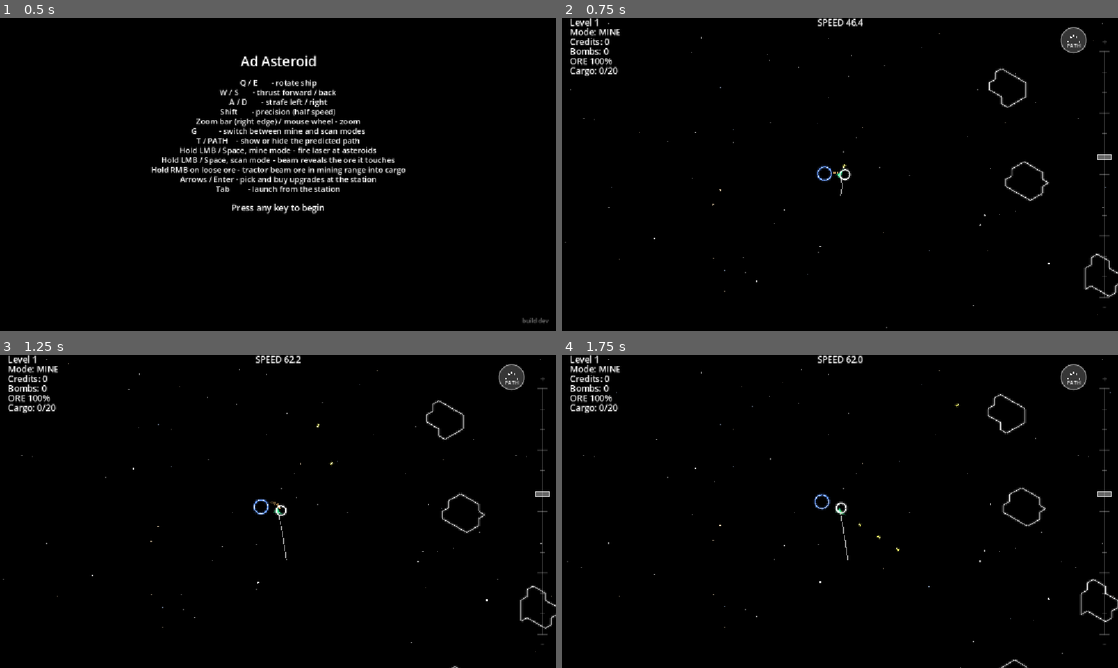
Above: before the commit, frames 1-4 (two rows, left to right).
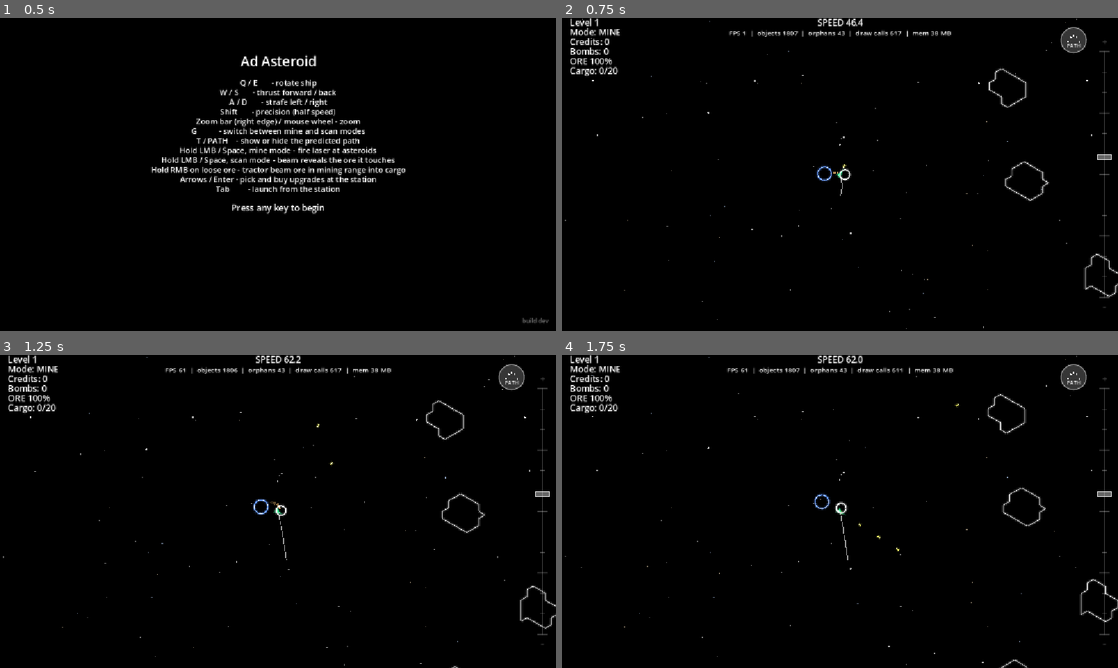
Above: after the commit, the same moments.

Repository: smdriggers/ad_asteroid_godot
Game: Godot game, scene res://main.tscn
Two runs of this game, one before a commit and one after it. Both use one fixed random seed, a clock stepped at 60 frames per second and the inputs below.
Inputs (mouse positions are in pixels of both pictures, inside the frame that each line leads up to):
- Up to frame 1 (0.5 s): no input
- Up to frame 2 (0.75 s): tap Enter at 0.5 s; move the mouse to (962, 158) at 0.52 s; hold D from 0.53 s (still down); hold E from 0.53 s (still down); click (962, 158) at 0.67 s
- Up to frame 3 (1.25 s): keep holding D; keep holding E; tap Space at 0.77 s
- Up to frame 4 (1.75 s): release D at 1.25 s; release E at 1.25 s; drag from (728, 527) to (812, 574) at 1.27 s

Frame 1 is identical in both runs. In frame 2, 0.5% of the frame differs, in the area x 0-98%, y 0-100%; in frame 3, 0.5%, in the area x 0-100%, y 0-100%; in frame 4, 0.5%.

Commit message:
Redraw only on change and only on screen; add perf readouts
Rendering:
- Asteroids redraw only when their graph changes (new AsteroidGraph
  .version, bumped by damage, node removal and player scans), on a zoom
  change, or while a node is pulsing, and only while on screen
  (Glow.on_screen); stale off-screen rocks catch up when they appear.
- Planets/stations/star redraw only on zoom change, while on screen.
- Ship and competitors draw once nose-up and turn via node rotation;
  redraw only on zoom change.
- Bolts, bombs, sparks, exhaust, scan beam and loose ore go idle when
  there's nothing to draw.
- Starfield draws each layer once in twinkle groups; scrolling moves the
  nodes and twinkle fades each group's modulate, so no per-frame redraw.

Debug: DEBUG_SHOW_PERF shows FPS, object count, orphan nodes and draw
calls under the speed readout.

Leak: asteroid OrbitBody nodes were never freed when a system was
rebuilt; they're freed now.

Co-Authored-By: Claude Opus 5.5 <noreply@anthropic.com>

Diff:
--- a/config.gd
+++ b/config.gd
@@ -338,6 +338,7 @@
 const GLOW_CORE_PX: float = 0.8       # hot core width, screen px
 const GLOW_CORE_WHITEN: float = 0.6   # how far the core is pushed toward white (0 = tube color, 1 = pure white)
 const GLOW_STAR_STRENGTH: float = 1.8 # the star's halo is this much wider
+const ON_SCREEN_MARGIN_PX: float = 24.0  # screen px beyond the view edge still counted as on screen (covers glow halos)
 const BG_COLOR: Color = Color(0, 0, 0)  # black background (also set as the project's default clear color)
 
 # Thrust puffs (DESIGN.md §16.3); ported from pygame config.py. Purely
@@ -389,5 +390,6 @@
 
 # --- Debug keys (DESIGN.md §17) ---
 const DEBUG_KEYS_ENABLED: bool = true  # F1 reveals every asteroid edge; F2 toggles unlimited credits — ported from pygame config.py
-const DEBUG_SHOW_SPEED: bool = true    # debug only, not for release: ship speed (world px/sec) at the top centre of the HUD
+const DEBUG_SHOW_PERF: bool = true     # debug only, not for release: FPS, live object count, orphan nodes, draw calls (and memory where available) under the speed
+const DEBUG_SHOW_SPEED: bool = true   # debug only, not for release: ship speed (world px/sec) at the top centre of the HUD
 const DEBUG_CREDITS: int = 1_000_000  # what unlimited credits keeps you topped up to — ported from pygame config.py
--- a/game/asteroid_graph.gd
+++ b/game/asteroid_graph.gd
@@ -23,6 +23,12 @@
 var edge_owner: Dictionary = {}      # edge key -> owner Vector2i (DESIGN.md §7.9)
 var revealed: Dictionary = {}        # edge key -> true; the player's own scans (DESIGN.md §11)
 var comp_revealed: Dictionary = {}   # edge key -> true; shared by all competitors (DESIGN.md §14.6)
+
+# Bumped whenever anything that changes how the rock is drawn changes
+# (damage, a node removed, a player scan revealing an edge), so
+# render/asteroid_view.gd only rebuilds its drawing when it has to.
+# Competitor scans (comp_revealed) aren't drawn, so they don't bump it.
+var version: int = 0
 
 # Nothing can reach further from the center than this. Set once at spawn
 # (compute_bounding_radius(), called from system_gen.gd) — rocks only ever
--- a/game/projectiles.gd
+++ b/game/projectiles.gd
@@ -165,6 +165,7 @@
 	var mat: int = graph.node_material.get(owner, Materials.IRON)
 	var eff: float = effective_damage(damage, Materials.hardness(mat), laser_tier)
 	graph.node_hp[owner] = graph.node_hp.get(owner, Materials.hp(mat)) - eff
+	graph.version += 1  # damage changes edge colors (and a kill changes the outline): redraw
 	if graph.node_hp[owner] > 0.0:
 		return []
 
--- a/game/scanner.gd
+++ b/game/scanner.gd
@@ -95,8 +95,9 @@
 	for i in range(min(scan_depth, hits.size())):
 		if for_competitors:
 			graph.comp_revealed[hits[i].key] = true
-		else:
+		elif not graph.revealed.has(hits[i].key):
 			graph.revealed[hits[i].key] = true
+			graph.version += 1  # newly revealed edge: the view must redraw
 		end_t = max(end_t, hits[i].t)
 
 	return p0 + dir * scan_range * end_t
--- a/main.gd
+++ b/main.gd
@@ -314,6 +314,7 @@
 		var graph: AsteroidGraph = entry.view.graph
 		for key in graph.edges.keys():
 			graph.revealed[key] = true
+		graph.version += 1
 
 func _debug_top_up() -> void:
 	# F2: brings credits up to Config.DEBUG_CREDITS (never down) while
@@ -665,6 +666,7 @@
 
 	for entry in asteroid_views:
 		entry.view.queue_free()
+		entry.orbit.free()  # never added to the tree, so queue_free wouldn't reach it: free it directly
 	asteroid_views.clear()
 
 	for comp in competitors:
@@ -891,6 +893,7 @@
 
 	for entry in asteroid_views:
 		entry.view.queue_free()
+		entry.orbit.free()  # never added to the tree, so queue_free wouldn't reach it: free it directly
 	asteroid_views.clear()
 
 	for comp in competitors:
--- a/render/asteroid_view.gd
+++ b/render/asteroid_view.gd
@@ -1,22 +1,39 @@
 extends Node2D
 # render/asteroid_view.gd — draws an AsteroidGraph's exterior edges
 # (DESIGN.md §7.2, §16.2). Pure drawing; this node's own position is the
-# asteroid's world origin. Milestone 4: a static position (orbits arrive
-# in milestone 5); unscanned, so every edge is grey, matching "Unscanned
-# edges are UNSCANNED_EDGE_COLOR grey before [scanning]."
+# asteroid's world origin, so orbiting just moves the node and the
+# recorded drawing goes with it — no redraw needed for movement.
+#
+# The drawing is rebuilt only when something it shows changes, and only
+# while the rock is on screen:
+#   - the graph's version (damage, a node removed, a player scan),
+#   - the camera zoom (glow and tube widths are in screen px),
+#   - every frame while some node is low enough to pulse (§16.2).
+# A rock that changed while off screen catches up when it comes into view.
 
 var graph: AsteroidGraph = null
 var world_time: float = 0.0  # kept in sync by main.gd; drives the near-death pulse — DESIGN.md §16.2
 
-func _ready() -> void:
-	queue_redraw()
+var _drawn_version: int = -1
+var _drawn_zoom: float = -1.0
+var _pulsing: bool = false   # last drawing had a near-death pulse in it
 
 func _process(_delta: float) -> void:
-	# Mining (milestone 6) can remove nodes/edges at runtime, so the
-	# outline needs to keep redrawing, not just once at generation.
+	if graph == null:
+		return
+	var stale: bool = _pulsing or graph.version != _drawn_version or not is_equal_approx(Glow.zoom_of(self), _drawn_zoom)
+	if not stale:
+		return
+	if graph.nodes.is_empty() and _drawn_version == graph.version:
+		return  # mined out and already drawn empty
+	if not Glow.on_screen(self, graph.bounding_radius):
+		return  # stays stale until it comes into view
 	queue_redraw()
 
 func _draw() -> void:
+	_drawn_version = graph.version if graph != null else -1
+	_drawn_zoom = Glow.zoom_of(self)
+	_pulsing = false
 	if graph == null:
 		return
 	# DESIGN.md §11: the outline is always drawn; a scanned edge shows its
@@ -57,5 +74,6 @@
 	var bright: Color = base_color.lerp(Color.WHITE, Config.DAMAGED_EDGE_BRIGHTEN)
 	if hp_share >= Config.NEAR_DEATH_HP_FRACTION:
 		return bright
+	_pulsing = true  # keep redrawing (while on screen) so the pulse animates
 	var pulse: float = 0.5 + 0.5 * sin(TAU * Config.NEAR_DEATH_PULSE_HZ * world_time)
 	return base_color.lerp(bright, pulse)
--- a/render/bolts_view.gd
+++ b/render/bolts_view.gd
@@ -3,8 +3,14 @@
 # lines (DESIGN.md §16.1). Pure drawing; reads the parent's (Main) bolts
 # array each frame.
 
+var _had_any: bool = false
+
 func _process(_delta: float) -> void:
-	queue_redraw()
+	# Animated while there's something to show; one last redraw clears it.
+	var has_any: bool = not get_parent().bolts.is_empty()
+	if has_any or _had_any:
+		queue_redraw()
+	_had_any = has_any
 
 func _draw() -> void:
 	var bolts: Array = get_parent().bolts
--- a/render/bombs_view.gd
+++ b/render/bombs_view.gd
@@ -3,8 +3,14 @@
 # §16.1 style; bomb-specific color/size). Pure drawing; reads the
 # parent's (Main) bombs array each frame.
 
+var _had_any: bool = false
+
 func _process(_delta: float) -> void:
-	queue_redraw()
+	# Animated while there's something to show; one last redraw clears it.
+	var has_any: bool = not get_parent().bombs.is_empty()
+	if has_any or _had_any:
+		queue_redraw()
+	_had_any = has_any
 
 func _draw() -> void:
 	var bombs: Array = get_parent().bombs
--- a/render/competitor_view.gd
+++ b/render/competitor_view.gd
@@ -3,15 +3,22 @@
 # Config.COMP_COLOR, same shape as render/ship_view.gd's player triangle
 # (DESIGN.md §16.1 implies competitors share the ship's look, in their own
 # color — §14 intro / amber in the pygame project).
+#
+# Like the player's ship: drawn once nose up and turned by rotating the
+# node; rebuilt only on a zoom change, and only while on screen.
+
+var _drawn_zoom: float = -1.0
 
 func _process(_delta: float) -> void:
-	queue_redraw()
+	rotation = get_parent().heading
+	if not is_equal_approx(Glow.zoom_of(self), _drawn_zoom) and Glow.on_screen(self, Config.SHIP_RADIUS):
+		queue_redraw()
 
 func _draw() -> void:
+	_drawn_zoom = Glow.zoom_of(self)
 	var r: float = Config.SHIP_RADIUS
-	var heading: float = get_parent().heading
-	var nose := Vector2(0, -r).rotated(heading)
-	var back_left := Vector2(-r * 0.6, r * 0.8).rotated(heading)
-	var back_right := Vector2(r * 0.6, r * 0.8).rotated(heading)
+	var nose := Vector2(0, -r)
+	var back_left := Vector2(-r * 0.6, r * 0.8)
+	var back_right := Vector2(r * 0.6, r * 0.8)
 	var points := PackedVector2Array([nose, back_left, back_right, nose])
 	Glow.polyline(self, points, Config.COMP_COLOR, 2.0)
--- a/render/glow.gd
+++ b/render/glow.gd
@@ -10,6 +10,21 @@
 # every zoom (the tube is never thinner than GLOW_TUBE_PX). Every function
 # takes the CanvasItem to draw on and an optional `strength` (1 = normal;
 # the star uses more, the tractor rings less).
+
+static func on_screen(ci: Node2D, radius: float) -> bool:
+	# Whether a circle of `radius` (world units) round this item's position
+	# is at least partly in view, counting the glow's halo. Used to skip
+	# rebuilding drawings nobody can see.
+	var vp: Viewport = ci.get_viewport()
+	var to_world: Transform2D = vp.get_canvas_transform().affine_inverse()
+	var view: Rect2 = to_world * Rect2(Vector2.ZERO, vp.get_visible_rect().size)
+	var margin: float = Config.ON_SCREEN_MARGIN_PX / vp.get_canvas_transform().get_scale().x
+	return view.grow(radius + margin).has_point(ci.global_position)
+
+static func zoom_of(ci: CanvasItem) -> float:
+	# The camera's zoom as seen by this item; drawings sized in screen px
+	# (glow, tubes) must be rebuilt when this changes.
+	return ci.get_global_transform_with_canvas().get_scale().x
 
 static func _px(ci: CanvasItem) -> float:
 	# World units per screen px at this item (1 / the camera's zoom).
--- a/render/hud_view.gd
+++ b/render/hud_view.gd
@@ -43,6 +43,21 @@
 		# Debug readout, not for release: the ship's speed in world px/sec.
 		_centered(font, "SPEED %.1f" % main.ship.velocity.length(), Config.HUD_TEXT_COLOR, size.x / 2.0, Config.HUD_MARGIN, font_size)
 
+	if Config.DEBUG_SHOW_PERF:
+		# Debug readout, not for release. Objects / orphans climbing steadily
+		# during play means a leak; memory reads 0 in release builds, where
+		# Godot doesn't track it.
+		var mem_mb: float = Performance.get_monitor(Performance.MEMORY_STATIC) / 1048576.0
+		var perf: String = "FPS %d  |  objects %d  |  orphans %d  |  draw calls %d" % [
+			Performance.get_monitor(Performance.TIME_FPS),
+			Performance.get_monitor(Performance.OBJECT_COUNT),
+			Performance.get_monitor(Performance.OBJECT_ORPHAN_NODE_COUNT),
+			Performance.get_monitor(Performance.RENDER_TOTAL_DRAW_CALLS_IN_FRAME),
+		]
+		if mem_mb > 0.0:
+			perf += "  |  mem %.0f MB" % mem_mb
+		_centered(font, perf, Config.HUD_TEXT_COLOR, size.x / 2.0, Config.HUD_MARGIN + Config.HUD_LINE_HEIGHT, 14)
+
 	if main.stripped_time != null and main.world_time - main.stripped_time < Config.STRIPPED_MESSAGE_TIME:
 		_centered(font, "THE SYSTEM IS STRIPPED", Config.STRIPPED_MESSAGE_COLOR, size.x / 2.0, size.y / 3.0, 22)
 
--- a/render/loose_ore_view.gd
+++ b/render/loose_ore_view.gd
@@ -9,9 +9,17 @@
 
 var anim_time: float = 0.0
 
+var _had_any: bool = false
+
 func _process(delta: float) -> void:
 	anim_time += delta
-	queue_redraw()
+	# Ore positions and beams are worked out here each frame, so this stays
+	# animated while there's anything to show; one last redraw clears it.
+	var main: Node2D = get_parent()
+	var has_any: bool = not main.loose_ore.is_empty() or main.tractor_held
+	if has_any or _had_any:
+		queue_redraw()
+	_had_any = has_any
 
 func _draw() -> void:
 	var main: Node2D = get_parent()
--- a/render/orbit_body_view.gd
+++ b/render/orbit_body_view.gd
@@ -1,10 +1,11 @@
 extends Node2D
 # render/orbit_body_view.gd — draws its parent OrbitBody as a circle
 # outline (DESIGN.md §16.1). Color, camera and min_screen_size are set
-# per-instance from main.gd. Redraws every frame, not just once, since
-# the drawn radius now depends on the camera's zoom (which the player
-# changes live) whenever min_screen_size is set — DESIGN.md §16.1: "The
-# station is drawn bigger as you zoom out... also sets docking reach."
+# per-instance from main.gd. The body orbits by moving its node, so the
+# recorded drawing just travels with it; it's only rebuilt when the zoom
+# changes (the drawn radius has on-screen min/max sizes, and the glow is
+# in screen px), and only while on screen — DESIGN.md §16.1: "The station
+# is drawn bigger as you zoom out... also sets docking reach."
 
 var outline_color: Color = Color.WHITE
 var camera: CameraControl = null
@@ -12,13 +13,18 @@
 var max_screen_size: float = 0.0  # 0 = no ceiling; set per-instance (planet/station) from main.gd
 var glow_strength: float = 1.0    # halo width multiplier (render/glow.gd); the star uses more
 
+var _drawn_zoom: float = -1.0
+var _drawn_color: Color = Color(0, 0, 0, 0)
+
 func _process(_delta: float) -> void:
+	if is_equal_approx(Glow.zoom_of(self), _drawn_zoom) and outline_color == _drawn_color:
+		return
+	if not Glow.on_screen(self, _drawn_radius()):
+		return
 	queue_redraw()
 
-func _draw() -> void:
+func _drawn_radius() -> float:
 	var r: float = get_parent().body_radius
-	if r <= 0.0:
-		return
 	var drawn_r: float = r
 	if camera != null:
 		drawn_r = CameraControl.drawn_radius(r, min_screen_size, camera.zoom_scale)
@@ -26,4 +32,11 @@
 			# Not real size past this point — stops the planet/station from
 			# ballooning as the camera zooms in close.
 			drawn_r = min(drawn_r, max_screen_size / camera.zoom_scale)
-	Glow.arc(self, Vector2.ZERO, drawn_r, outline_color, 2.0, 48, glow_strength)
+	return drawn_r
+
+func _draw() -> void:
+	_drawn_zoom = Glow.zoom_of(self)
+	_drawn_color = outline_color
+	if get_parent().body_radius <= 0.0:
+		return
+	Glow.arc(self, Vector2.ZERO, _drawn_radius(), outline_color, 2.0, 48, glow_strength)
--- a/render/scan_beam_view.gd
+++ b/render/scan_beam_view.gd
@@ -4,8 +4,15 @@
 # (§11.3), which flash briefly without the trigger. Pure drawing; reads
 # the parent's (Main) scan_beam and pulse_beam/pulse_beam_timer.
 
+var _had_any: bool = false
+
 func _process(_delta: float) -> void:
-	queue_redraw()
+	# Animated while there's something to show; one last redraw clears it.
+	var main: Node2D = get_parent()
+	var has_any: bool = not main.scan_beam.is_empty() or main.pulse_beam_timer > 0.0
+	if has_any or _had_any:
+		queue_redraw()
+	_had_any = has_any
 
 func _draw() -> void:
 	var main: Node2D = get_parent()
--- a/render/ship_view.gd
+++ b/render/ship_view.gd
@@ -3,17 +3,24 @@
 # its parent Ship's heading (DESIGN.md §16.1: "Ships: triangle outlines
 # pointing along the heading"). Pure drawing; reads Config for size/color
 # and the parent Ship node for heading. No simulation logic here.
+#
+# The triangle is drawn once, nose up, and turned by rotating this node
+# (heading convention: 0 = up, clockwise — same as Node2D.rotation), so
+# it's only rebuilt when the zoom changes (glow/tube widths are screen px).
+
+var _drawn_zoom: float = -1.0
 
 func _process(_delta: float) -> void:
-	queue_redraw()
+	rotation = get_parent().heading
+	if not is_equal_approx(Glow.zoom_of(self), _drawn_zoom):
+		queue_redraw()
 
 func _draw() -> void:
+	_drawn_zoom = Glow.zoom_of(self)
 	var r: float = Config.SHIP_RADIUS
-	var heading: float = get_parent().heading
-	# Local "up"/nose direction is (0, -1), matching DESIGN.md §4.1's
-	# heading convention, then rotated by the ship's current heading.
-	var nose := Vector2(0, -r).rotated(heading)
-	var back_left := Vector2(-r * 0.6, r * 0.8).rotated(heading)
-	var back_right := Vector2(r * 0.6, r * 0.8).rotated(heading)
+	# Local "up"/nose direction is (0, -1), matching DESIGN.md §4.1.
+	var nose := Vector2(0, -r)
+	var back_left := Vector2(-r * 0.6, r * 0.8)
+	var back_right := Vector2(r * 0.6, r * 0.8)
 	var points := PackedVector2Array([nose, back_left, back_right, nose])
 	Glow.polyline(self, points, Config.SHIP_COLOR, 2.0)
--- a/render/sparks_view.gd
+++ b/render/sparks_view.gd
@@ -3,8 +3,14 @@
 # color, dimmed when the material is harder than the laser tier
 # (DESIGN.md §9.5). Pure drawing; reads the parent's (Main) sparks array.
 
+var _had_any: bool = false
+
 func _process(_delta: float) -> void:
-	queue_redraw()
+	# Animated while there's something to show; one last redraw clears it.
+	var has_any: bool = not get_parent().sparks.is_empty()
+	if has_any or _had_any:
+		queue_redraw()
+	_had_any = has_any
 
 func _draw() -> void:
 	var sparks: Array = get_parent().sparks
--- a/render/starfield_view.gd
+++ b/render/starfield_view.gd
@@ -9,8 +9,11 @@
 # zoom_min, so stars always move slower than the world: they read as far
 # away at every zoom.
 #
-# Each layer is one tile of randomly placed stars, generated once from a
-# fixed seed and repeated to fill the screen.
+# Nothing here redraws per frame. Each layer's stars are split into a few
+# twinkle groups; each group is a child node that draws its stars once
+# (one tile, repeated enough times to cover the screen) and is then only
+# moved (scrolling) and faded via `modulate` (twinkling). Groups redraw
+# only if the window size changes.
 
 const TILE: Vector2 = Vector2(1024.0, 1024.0)  # screen px per repeat
 const SEED: int = 7331
@@ -21,7 +24,8 @@
 	{"factor": 0.025, "count": 70,  "size": Vector2(0.9, 1.4), "bright": Vector2(0.4, 0.7)},
 	{"factor": 0.05,  "count": 28,  "size": Vector2(1.3, 2.0), "bright": Vector2(0.6, 1.0)},
 ]
-const TWINKLE_DEPTH: float = 0.3   # fraction of brightness a star's twinkle can dip
+const TWINKLE_GROUPS: int = 4      # per layer; each group fades on its own rhythm
+const TWINKLE_DEPTH: float = 0.3   # fraction of brightness a group's twinkle can dip
 const TWINKLE_SPEED: Vector2 = Vector2(0.5, 2.0)  # radians/sec range
 
 # Mostly white, with a few faintly blue and faintly warm stars.
@@ -30,48 +34,65 @@
 	Color(0.75, 0.85, 1.0), Color(1.0, 0.9, 0.75),
 ]
 
-var layers: Array = []  # per layer: Array of {"pos","radius","color","phase","speed"}
+class StarGroup extends Node2D:
+	# One twinkle group of one layer: its stars, drawn once across enough
+	# tile copies to cover the screen from any scroll offset.
+	var stars: Array = []   # {"pos","radius","color"} within one tile
+	var copies: Vector2i = Vector2i.ONE
+	var factor: float = 0.0
+	var phase: float = 0.0
+	var speed: float = 1.0
+
+	func _draw() -> void:
+		for star in stars:
+			for ty in range(copies.y):
+				for tx in range(copies.x):
+					var p: Vector2 = star.pos + Vector2(tx * TILE.x, ty * TILE.y)
+					if star.radius < 1.0:
+						draw_rect(Rect2(p, Vector2.ONE), star.color)  # a single pixel; tiny circles can vanish
+					else:
+						draw_circle(p, star.radius, star.color)
+
+var groups: Array = []   # Array[StarGroup]
 var anim_time: float = 0.0
+var _screen: Vector2 = Vector2.ZERO
 
 func _ready() -> void:
 	var rng := RandomNumberGenerator.new()
 	rng.seed = SEED
 	for spec in LAYERS:
-		var stars: Array = []
+		var layer_groups: Array = []
+		for g in range(TWINKLE_GROUPS):
+			var group := StarGroup.new()
+			group.factor = spec.factor
+			group.phase = rng.randf() * TAU
+			group.speed = rng.randf_range(TWINKLE_SPEED.x, TWINKLE_SPEED.y)
+			add_child(group)
+			layer_groups.append(group)
+			groups.append(group)
 		for i in range(spec.count):
-			stars.append({
+			var group: StarGroup = layer_groups[rng.randi() % TWINKLE_GROUPS]
+			group.stars.append({
 				"pos": Vector2(rng.randf() * TILE.x, rng.randf() * TILE.y),
 				"radius": rng.randf_range(spec.size.x, spec.size.y),
 				"color": Color(TINTS[rng.randi() % TINTS.size()], rng.randf_range(spec.bright.x, spec.bright.y)),
-				"phase": rng.randf() * TAU,
-				"speed": rng.randf_range(TWINKLE_SPEED.x, TWINKLE_SPEED.y),
 			})
-		layers.append(stars)
 
 func _process(delta: float) -> void:
 	anim_time += delta
-	queue_redraw()
+	var screen: Vector2 = get_viewport_rect().size
+	if screen != _screen:
+		# Enough tile copies to cover the screen plus one tile of scroll.
+		_screen = screen
+		var copies := Vector2i(ceili(screen.x / TILE.x) + 1, ceili(screen.y / TILE.y) + 1)
+		for group in groups:
+			group.copies = copies
+			group.queue_redraw()
 
-func _draw() -> void:
 	var cam: Camera2D = get_viewport().get_camera_2d()
 	var cam_pos: Vector2 = cam.get_screen_center_position() if cam != null else Vector2.ZERO
-	var screen: Vector2 = get_viewport_rect().size
-
-	for li in range(layers.size()):
-		var shift: Vector2 = -cam_pos * LAYERS[li].factor
-		# Top-left of the first tile copy that reaches the screen.
-		var origin := Vector2(fposmod(shift.x, TILE.x) - TILE.x, fposmod(shift.y, TILE.y) - TILE.y)
-		for star in layers[li]:
-			var col: Color = star.color
-			col.a *= 1.0 - TWINKLE_DEPTH * (0.5 + 0.5 * sin(anim_time * star.speed + star.phase))
-			var y: float = origin.y + star.pos.y
-			while y < screen.y + 2.0:
-				var x: float = origin.x + star.pos.x
-				while x < screen.x + 2.0:
-					if x > -2.0 and y > -2.0:
-						if star.radius < 1.0:
-							draw_rect(Rect2(x, y, 1.0, 1.0), col)  # a single pixel; tiny circles can vanish
-						else:
-							draw_circle(Vector2(x, y), star.radius, col)
-					x += TILE.x
-				y += TILE.y
+	for group in groups:
+		var shift: Vector2 = -cam_pos * group.factor
+		# Top-left of the first tile copy, wrapped so the copies always cover the screen.
+		group.position = Vector2(fposmod(shift.x, TILE.x) - TILE.x, fposmod(shift.y, TILE.y) - TILE.y)
+		group.modulate.a = 1.0 - TWINKLE_DEPTH * (0.5 + 0.5 * sin(anim_time * group.speed + group.phase))
--- a/render/thrust_puffs_view.gd
+++ b/render/thrust_puffs_view.gd
@@ -3,8 +3,14 @@
 # behind the ship (DESIGN.md §16.3). Pure drawing; reads the parent's
 # (Main) thrust_puffs array.
 
+var _had_any: bool = false
+
 func _process(_delta: float) -> void:
-	queue_redraw()
+	# Animated while there's something to show; one last redraw clears it.
+	var has_any: bool = not get_parent().thrust_puffs.is_empty()
+	if has_any or _had_any:
+		queue_redraw()
+	_had_any = has_any
 
 func _draw() -> void:
 	# Node2D drawing here is already under the camera's view transform
